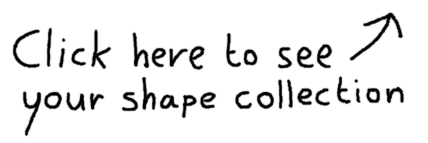
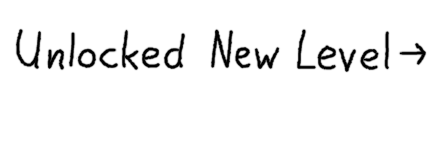
Layered file, before and after one edit (428×143). Changes by layer:
added layer "blocks #10" above "blocks #11" over [15,28,427,73]
added layer "blocks #11" above "Layer Group #3" over [12,25,427,76]
hid group "Layer Group #3" (2 layers) over [12,11,405,137]
hid "blocks #9" over [12,11,408,137]
